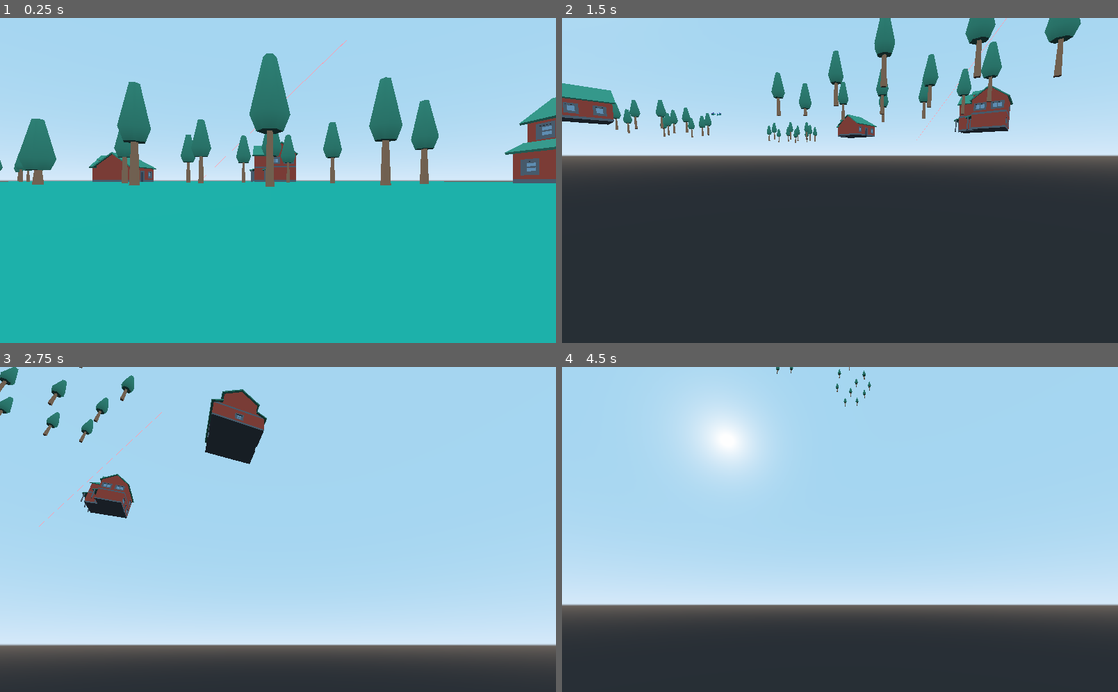
Above: before the commit, frames 1-4 (two rows, left to right).
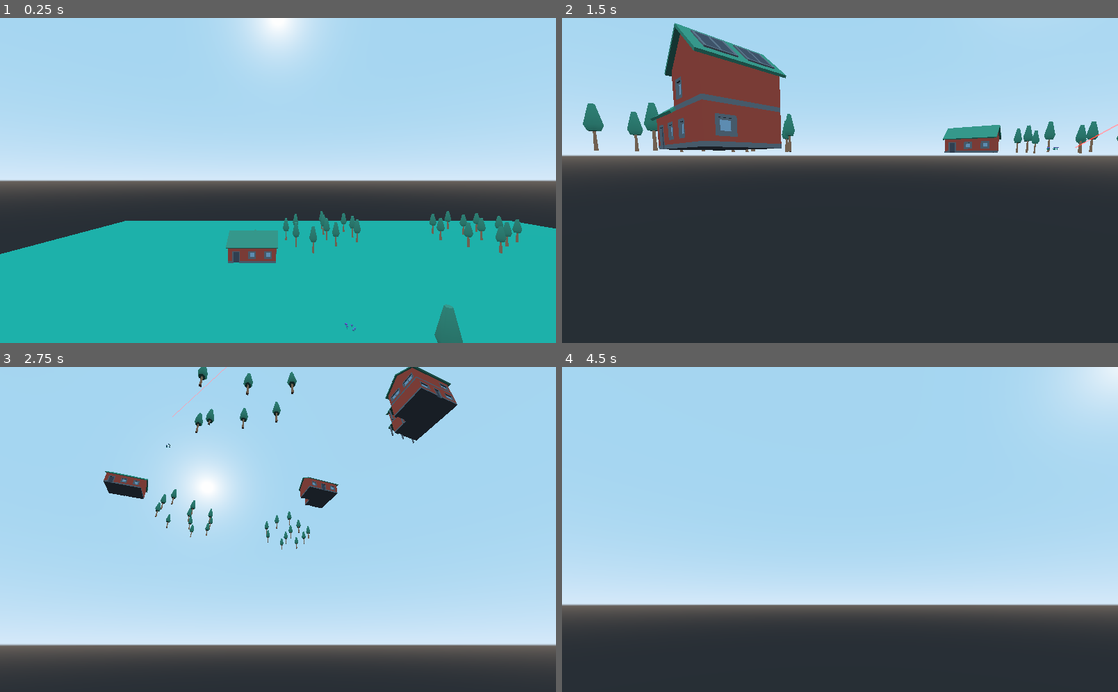
Above: after the commit, the same moments.

Repository: skarnl/godot--gwj31
Game: Godot game, scene res://screens/game/sniper_aim_test_world.tscn
The game is run twice, just before and just after one commit, with the same random seed, the same clock (stepped at 60 frames per second) and the same inputs. This scene is started directly instead of the project's main scene.
Inputs (mouse positions are in pixels of both pictures, inside the frame that each line leads up to):
- Up to frame 1 (0.25 s): no input
- Up to frame 2 (1.5 s): tap Enter at 0.5 s; move the mouse to (962, 164) at 0.52 s; hold D (move_right) 0.53-1.28 s; hold E (interact) 0.53-1.28 s; move the mouse to (728, 196) at 1.27 s; hold S (move_backward) from 1.28 s (still down); tap E (interact) at 1.35 s
- Up to frame 3 (2.75 s): move the mouse to (333, 458) at 2.02 s; release S (move_backward) at 2.03 s; hold D (move_right) from 2.03 s (still down); hold E (interact) from 2.03 s (still down)
- Up to frame 4 (4.5 s): move the mouse to (812, 594) at 2.77 s; release D (move_right) at 2.78 s; release E (interact) at 2.78 s; hold W (move_forward) 2.78-3.53 s; tap E (interact) at 2.85, 4.35 s; tap Space at 3.5 s; move the mouse to (1006, 578) at 3.52 s; hold E (interact) 3.53-4.28 s; hold A (move_left) from 3.53 s (still down); tap Enter at 4.25 s; move the mouse to (673, 480) at 4.27 s

The runs differ from the first frame. In frame 1, 26% of the frame differs, in the area x 0-100%, y 0-100%; in frame 2, 14%; in frame 3, 9.2%; in frame 4, 4.8%.
Error in both runs: Invalid call. Nonexistent function 'interact' in base 'Nil'. (res://entities/player.gd:114)

Commit message:
Move laser by script

Diff:
--- a/entities/sniper.gd
+++ b/entities/sniper.gd
@@ -1,11 +1,36 @@
 extends Spatial
+
 
 onready var gun := $Gun
 onready var laser_origin := $LaserOrigin
 onready var laser := $LaserOrigin/Laser
 onready var target := $Target
 
+var original_target_position: Vector3;
+var time := 0.0
+
 func _ready() -> void:
+	gun.hide()
+	target.hide()
+
+	original_target_position = target.translation
+
+
+func _process(delta: float) -> void:
+	_move_target(delta)
+	_draw_laser()
+
+# move the target slightly, to fake the laser of moving around
+func _move_target(delta) -> void:
+	time += delta
+
+	var size = 0.2
+	var z_pos = -1 + sin(time) * 1.0 * size
+
+	target.translation = original_target_position + Vector3(0, 0, z_pos)
+
+
+func _draw_laser() -> void:
 	laser.height = gun.translation.distance_to(target.translation)
 	laser.translation.z = laser.height / 2 * -1
 	laser_origin.look_at_from_position(gun.translation, target.translation, Vector3.UP)
--- a/screens/game/sniper_aim_test_world.tscn
+++ b/screens/game/sniper_aim_test_world.tscn
@@ -13,11 +13,7 @@
 [ext_resource path="res://entities/sniper.gd" type="Script" id=11]
 [ext_resource path="res://materials/laser.tres" type="Material" id=13]
 
-[sub_resource type="PlaneMesh" id=1]
-size = Vector2( 25, 25 )
-
-[sub_resource type="ConcavePolygonShape" id=2]
-data = PoolVector3Array( 12.5, 0, 12.5, -12.5, 0, 12.5, 12.5, 0, -12.5, -12.5, 0, 12.5, -12.5, 0, -12.5, 12.5, 0, -12.5 )
+[sub_resource type="ConcavePolygonShape" id=7]
 
 [sub_resource type="SpatialMaterial" id=5]
 albedo_color = Color( 0.898039, 0, 1, 1 )
@@ -25,37 +21,10 @@
 [sub_resource type="SpatialMaterial" id=6]
 albedo_color = Color( 0.964706, 0, 0.996078, 1 )
 
-[sub_resource type="Animation" id=7]
-resource_name = "hover"
-length = 3.0
-loop = true
-tracks/0/type = "value"
-tracks/0/path = NodePath("Target:translation")
-tracks/0/interp = 1
-tracks/0/loop_wrap = true
-tracks/0/imported = false
-tracks/0/enabled = true
-tracks/0/keys = {
-"times": PoolRealArray( 0, 0.4, 1, 1.6, 2.2, 2.8 ),
-"transitions": PoolRealArray( 1, 1, 1, 1, 1, 1 ),
-"update": 0,
-"values": [ Vector3( 42.111, 0, -5.78071 ), Vector3( 40.9201, 0, -3.85254 ), Vector3( 42.801, 0, -3.69623 ), Vector3( 42.594, 0, -4.32157 ), Vector3( 40.5945, 0, -4.94692 ), Vector3( 41.7318, 0, -5.57227 ) ]
-}
-
 [node name="Spatial" type="Spatial"]
 
 [node name="Player" parent="." instance=ExtResource( 1 )]
-transform = Transform( -0.0293173, 0, -0.99957, 0, 1, 0, 0.99957, 0, -0.0293173, -10.427, 0, 10.156 )
-
-[node name="MeshInstance" type="MeshInstance" parent="."]
-transform = Transform( 1, 0, 0, 0, 1, 0, 0, 0, 1, 0, -2, 0 )
-mesh = SubResource( 1 )
-material/0 = null
-
-[node name="StaticBody" type="StaticBody" parent="MeshInstance"]
-
-[node name="CollisionShape" type="CollisionShape" parent="MeshInstance/StaticBody"]
-shape = SubResource( 2 )
+transform = Transform( 1, 0, 0, 0, 1, 0, 0, 0, 1, -10.427, 10.2508, 10.156 )
 
 [node name="World" type="Spatial" parent="."]
 transform = Transform( 1.008, 0, 0, 0, 1, 0, 0, 0, 1, 0, 0, 0 )
@@ -383,6 +352,12 @@
 transform = Transform( 99.2064, 0, 0, 0, 100, 0, 0, 0, 100, 0.0240964, -0.0661922, -0.187319 )
 mesh = ExtResource( 9 )
 material/0 = null
+
+[node name="StaticBody" type="StaticBody" parent="World/ground_grass"]
+
+[node name="CollisionShape" type="CollisionShape" parent="World/ground_grass/StaticBody"]
+transform = Transform( -2.5, 0, 0, 0, 0.0585155, 0, 0, 0, -2, 0, -0.0154693, 0 )
+shape = SubResource( 7 )
 
 [node name="flower_purpleB" type="MeshInstance" parent="."]
 transform = Transform( 1, 0, 0, 0, 1, 0, 0, 0, 1, -5.575, 0, -6.52712 )
@@ -444,11 +419,5 @@
 material = SubResource( 5 )
 
 [node name="Target" type="CSGSphere" parent="Sniper"]
-transform = Transform( 1, 0, 0, 0, 1, 0, 0, 0, 1, 42.5675, 0, -3.71563 )
-visible = false
+transform = Transform( 1, 0, 0, 0, 1, 0, 0, 0, 1, -4.59443, 0, 0.386233 )
 material = SubResource( 6 )
-
-[node name="AnimationPlayer" type="AnimationPlayer" parent="Sniper"]
-autoplay = "hover"
-playback_speed = 0.2
-anims/hover = SubResource( 7 )
Not shown: 1 places in screens/game/sniper_aim_test_world.tscn that only renumber resources
